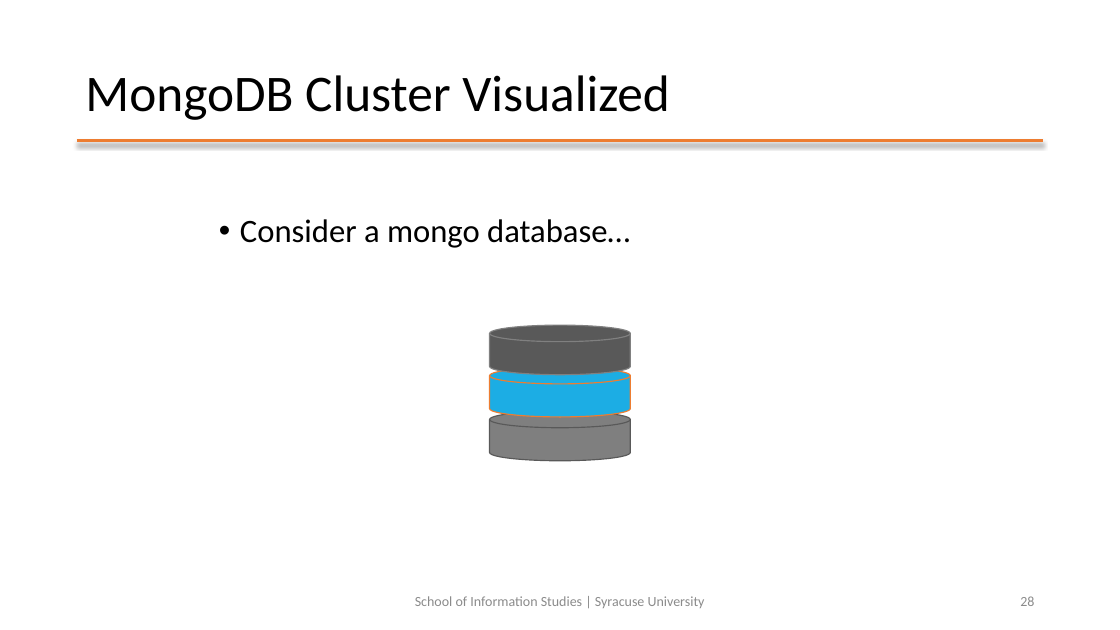
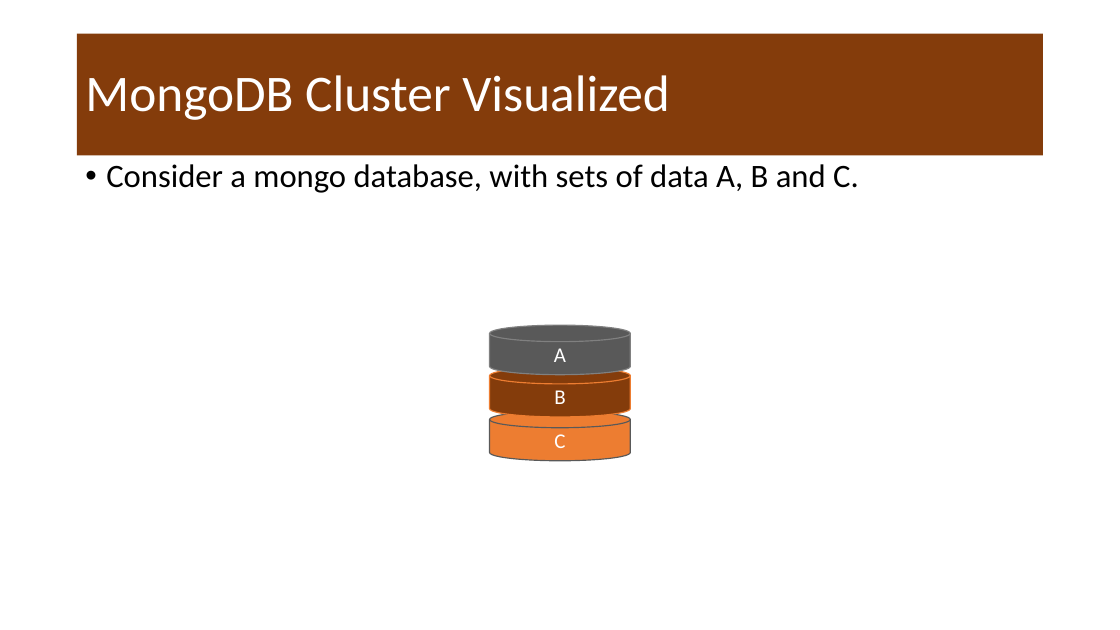
Before and after one commit to mafudge/ist769-old, a slide deck: slide 23 of content/F-Document/F-Document.pptx (slide 28 before the commit). Drawn at 1120x630 pixels with LibreOffice and Linux fonts; fonts in the diff are those of the drawing. Boxes give left, top, right and bottom in pixels: in the first picture for what was removed or moved away, otherwise in the second. Text is boxed around its words. In the diff, an @@ line names an element or a change of style, - is before the commit and + after.

```diff
--- a/content/F-Document/F-Document.pptx
+++ b/content/F-Document/F-Document.pptx
@@ title "MongoDB Cluster Visualized": place and size @@
-title "MongoDB Cluster Visualized" at (85, 75, 670, 120)
+title "MongoDB Cluster Visualized" at (77, 34, 1044, 155)
@@ title "MongoDB Cluster Visualized" at (77, 34, 1044, 155): text colour #000000 to #FFFFFF; fill none to #843C0B; outline none to #ED7D31 3 pt @@
@@ line removed from (77, 140) to (1044, 140) @@
@@ text "Consider a mongo database, with ...": place and size @@
-text "Consider a mongo database, with ..." at (240, 219, 630, 248)
+text "Consider a mongo database, with ..." at (77, 155, 1044, 568)
@@ text "Consider a mongo database, with ..." at (77, 155, 1044, 568): fill none to #FFFFFF; outline none to #ED7D31 3 pt @@
@@ text at (106, 164, 859, 193): text changed @@
-• Consider a mongo database…
+• Consider a mongo database, with sets of data A, B and C.
@@ text in cylinder at (554, 348, 566, 362): text added @@
+A
@@ cylinder "B" at (490, 367, 631, 417): fill #1CADE4 to #843C0B @@
@@ cylinder "C" at (490, 412, 631, 461): fill #7F7F7F to #ED7D31 @@
@@ text in cylinder at (554, 390, 565, 404): text added @@
+B
@@ text in cylinder at (554, 434, 565, 448): text added @@
+C
@@ text removed at (415, 596, 705, 608) @@
-School of Information Studies | Syracuse University
@@ page number removed at (1020, 596, 1034, 606) @@
-28
```
Also in this commit, not shown: 14 other slides changed, 11 slides added, 58 slides removed, 7 other files.
